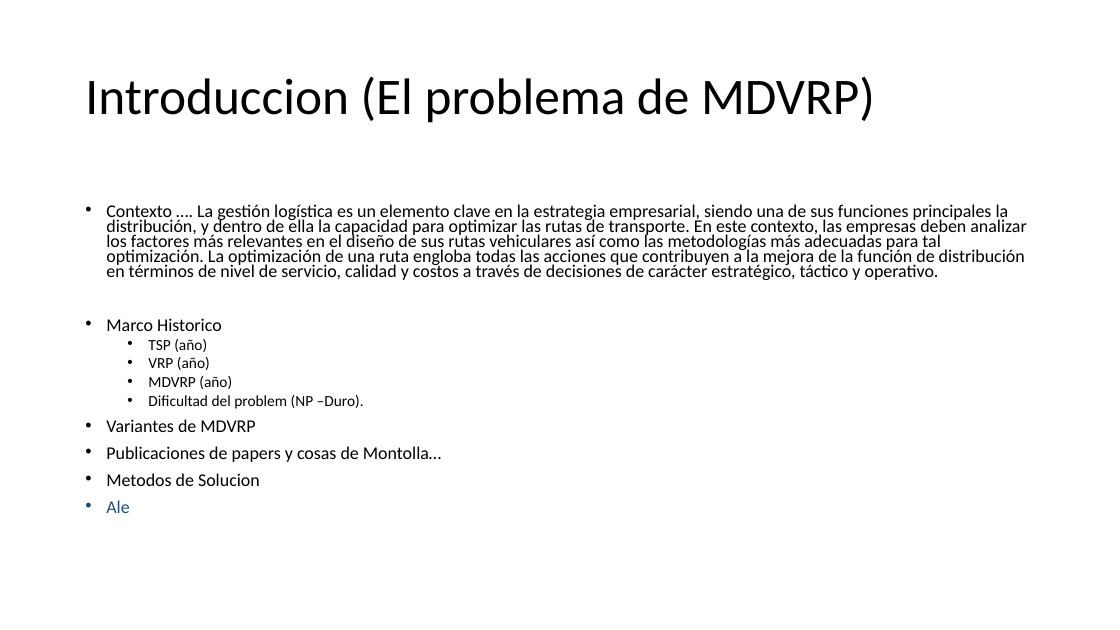
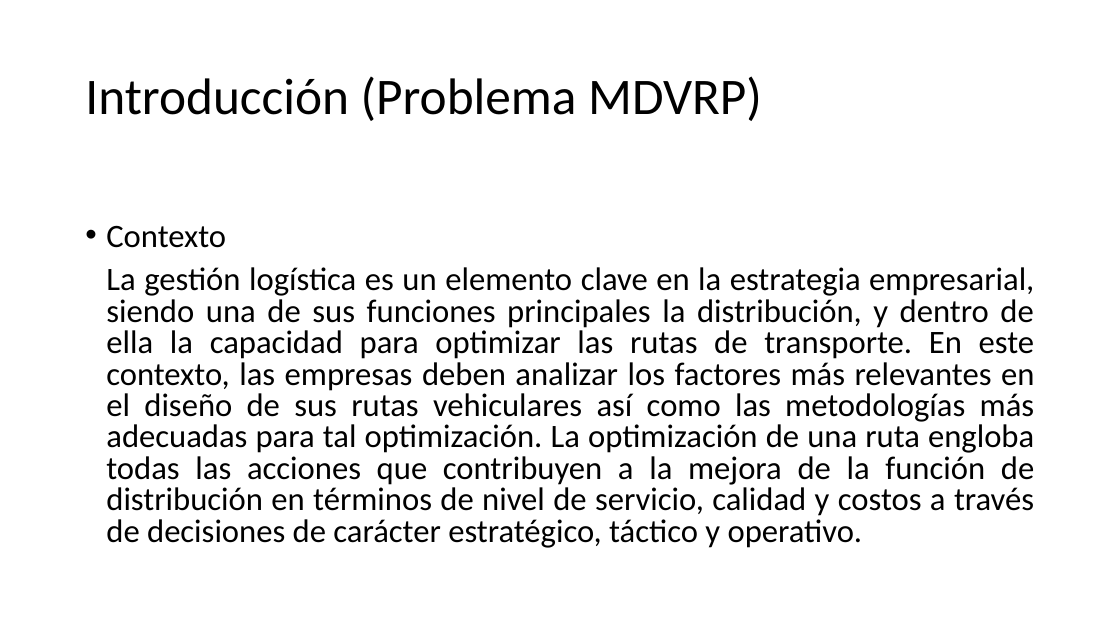
Before and after one commit to urubusale/proyvrp, a slide deck: slide 2 of Version/Documentación/MDVRP.pptx. Drawn at 1120x630 pixels with LibreOffice and Linux fonts; fonts in the diff are those of the drawing. Boxes give left, top, right and bottom in pixels: in the first picture for what was removed or moved away, otherwise in the second. Text is boxed around its words. In the diff, an @@ line names an element or a change of style, - is before the commit and + after.

```diff
--- a/Version/Documentación/MDVRP.pptx
+++ b/Version/Documentación/MDVRP.pptx
@@ title at [85, 76, 762, 121]: text changed @@
-Introduccion (El problema de MDVRP)
+Introducción (Problema MDVRP)
@@ text at [106, 225, 1034, 548]: text changed; size 15.4 to 28 pt @@
-• Contexto …. La gestión logística es un elemento clave en la estrategia empresarial, siendo una de sus funciones principales la distribución, y dentro de ella la capacidad para optimizar las rutas de transporte. En este contexto, las empresas deben analizar los factores más relevantes en el diseño de sus rutas vehiculares así como las metodologías más adecuadas para tal optimización. La optimización de una ruta engloba todas las acciones que contribuyen a la mejora de la función de distribución en términos de nivel de servicio, calidad y costos a través de decisiones de carácter estratégico, táctico y operativo.
-• Marco Historico
-  • TSP (año)
-  • VRP (año)
-  • MDVRP (año)
-  • Dificultad del problem (NP –Duro).
-  • Variantes de MDVRP
-  • Publicaciones de papers y cosas de Montolla…
-  • Metodos de Solucion
-  • Ale
+• Contexto
+La gestión logística es un elemento clave en la estrategia empresarial, siendo una de sus funciones principales la distribución, y dentro de ella la capacidad para optimizar las rutas de transporte. En este contexto, las empresas deben analizar los factores más relevantes en el diseño de sus rutas vehiculares así como las metodologías más adecuadas para tal optimización. La optimización de una ruta engloba todas las acciones que contribuyen a la mejora de la función de distribución en términos de nivel de servicio, calidad y costos a través de decisiones de carácter estratégico, táctico y operativo.
```
Also in this commit, not shown: 3 other slides changed, 1 slide added, 1 slide removed.
